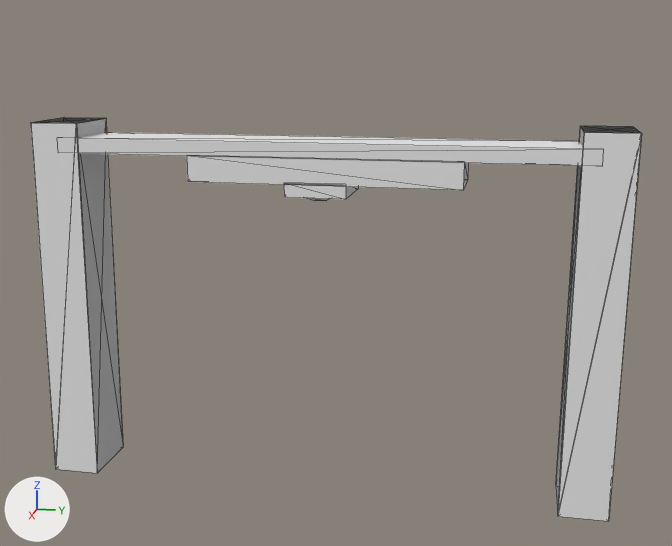
Two versions of the OBJ model p2p/client/src/ProjectAssets/Models/crane/storageCrane.obj, one commit apart.
Both versions are drawn from a 50 mm lens placed at (38.2, 8.2, 19.0), pointed at (0.0, 0.6, 9.5). Lighting does not change. The marker at lower left points along +X, +Y and +Z. Mesh edges are drawn as thin lines. Where no turn or scale is listed for an object, it has been applied to the vertices. Vertices at the same position are counted once.

Names of what the first picture shows: 'Crane_Cube.003'.
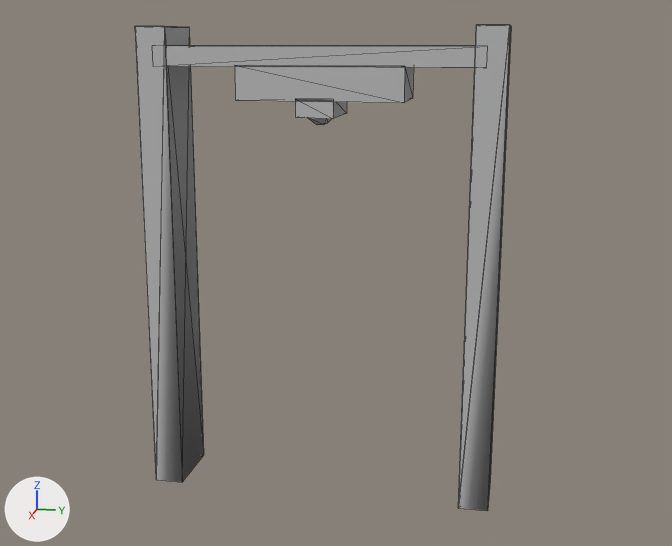
Commit message: Crane aanpassing

What the commit changed:
Material 'None.001' (mat_none_001) changes colour from white #e7e7e7 to grey #bebebe; in linear values from (0.8, 0.8, 0.8) to (0.512, 0.512, 0.512).
me_crane_cube_003 has 56 vertices, 94 faces and spans x -1.5..1.5, y -12.4..12.6, z -0.2..15.8.
me_crane_cube_003 is used by ob_crane_cube_003; location (0.0, 0.0, 0.0).
me_crane_cube_003 part 1: the whole mesh is scaled about the mesh origin by (1, 0.6, 1.25).

Changed parts and their boxes (x1, y1, x2, y2) in the pictures (672 x 546 px):
'Crane_Cube.003', recoloured, mesh rescaled (38% narrower, 21% taller)
    before: (31, 118, 642, 521)
    after: (135, 25, 511, 511)
